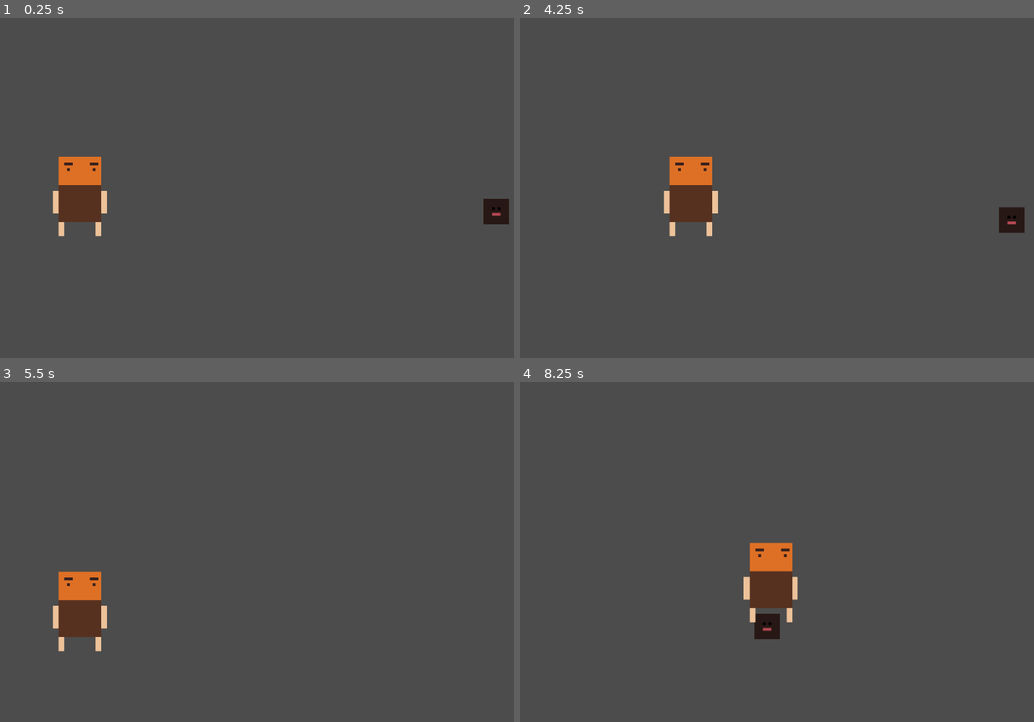
Above: before the commit, frames 1-4 (two rows, left to right).
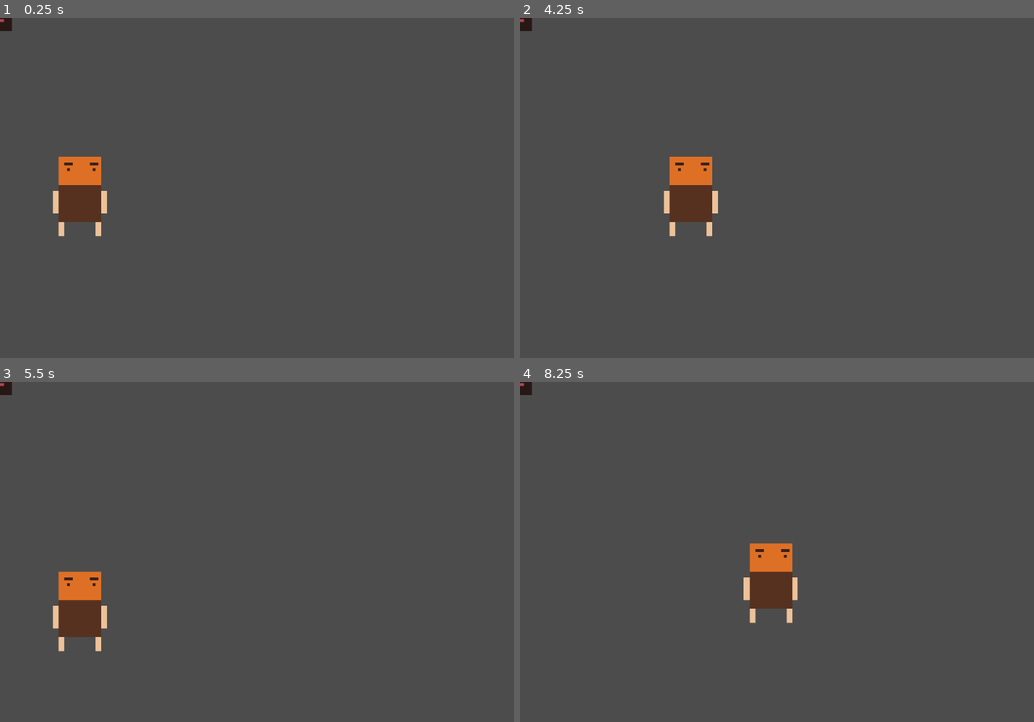
Above: after the commit, the same moments.

Repository: theomayoraz30/dwarf_adventure
Game: Godot game, scene res://scenes/main.tscn
The game is run twice, just before and just after one commit, with the same random seed, the same clock (stepped at 60 frames per second) and the same inputs.
Inputs (mouse positions are in pixels of both pictures, inside the frame that each line leads up to):
- Up to frame 1 (0.25 s): no input
- Up to frame 2 (4.25 s): tap Enter at 0.5 s; move the mouse to (941, 171) at 0.52 s; press the mouse at (941, 171) at 0.53 s; hold D (right) 0.53-1.28 s; move the mouse to (694, 205) at 1.27 s; release the mouse at (694, 205) at 1.28 s; hold S (down) 1.28-2.03 s; click (694, 205) at 1.35 s; move the mouse to (869, 113) at 2.02 s; press the mouse at (869, 113) at 2.03 s; hold D (right) 2.03-2.78 s; move the mouse to (782, 256) at 2.77 s; release the mouse at (782, 256) at 2.78 s; hold W (up) 2.78-3.53 s; click (782, 256) at 2.85 s; move the mouse to (987, 239) at 3.52 s; press the mouse at (987, 239) at 3.53 s; hold A (left) from 3.53 s (still down)
- Up to frame 3 (5.5 s): move the mouse to (118, 501) at 4.27 s; release the mouse at (118, 501) at 4.28 s; click (118, 501) at 4.35 s; move the mouse to (318, 552) at 5.02 s; release A (left) at 5.03 s; press the mouse at (318, 552) at 5.03 s; hold S (down) from 5.03 s (still down)
- Up to frame 4 (8.25 s): move the mouse to (725, 467) at 5.77 s; release S (down) at 5.78 s; release the mouse at (725, 467) at 5.78 s; hold D (right) 5.78-6.53 s; click (725, 467) at 5.85 s; move the mouse to (941, 535) at 6.52 s; press the mouse at (941, 535) at 6.53 s; hold W (up) 6.53-7.28 s; move the mouse to (694, 569) at 7.27 s; release the mouse at (694, 569) at 7.28 s; hold D (right) 7.28-8.03 s; click (694, 569) at 7.35 s; move the mouse to (869, 477) at 8.02 s; press the mouse at (869, 477) at 8.03 s; hold S (down) from 8.03 s (still down)

The runs differ from the first frame. In frame 1, 0.5% of the frame differs, in the area x 0-100%, y 0-61%; in frame 2, 0.5%; in frame 3, less than 0.1%; in frame 4, 0.6%, in the area x 0-54%, y 0-76%.

Commit message:
Ranged enemy scene created

Diff:
--- a/enemies/enemy1.tscn
+++ b/enemies/EnemyMelee.tscn
@@ -77,7 +77,7 @@
 [sub_resource type="RectangleShape2D" id=2]
 extents = Vector2( 7.5, 38.5 )
 
-[node name="Enemy1" type="KinematicBody2D"]
+[node name="EnemyMelee" type="KinematicBody2D"]
 position = Vector2( 1, -1 )
 collision_mask = 2
 script = ExtResource( 2 )
--- /dev/null
+++ b/enemies/EnemyRanged.tscn
@@ -0,0 +1,93 @@
+[gd_scene load_steps=6 format=2]
+
+[ext_resource path="res://enemies/enemy_ranged.gd" type="Script" id=1]
+[ext_resource path="res://enemies/blackEnemies.png" type="Texture" id=2]
+
+[sub_resource type="Animation" id=3]
+length = 0.001
+tracks/0/type = "value"
+tracks/0/path = NodePath("Weapon/CollisionShape2D:disabled")
+tracks/0/interp = 1
+tracks/0/loop_wrap = true
+tracks/0/imported = false
+tracks/0/enabled = true
+tracks/0/keys = {
+"times": PoolRealArray( 0 ),
+"transitions": PoolRealArray( 1 ),
+"update": 0,
+"values": [ true ]
+}
+tracks/1/type = "value"
+tracks/1/path = NodePath("Weapon/CollisionShape2D:position")
+tracks/1/interp = 1
+tracks/1/loop_wrap = true
+tracks/1/imported = false
+tracks/1/enabled = true
+tracks/1/keys = {
+"times": PoolRealArray( 0 ),
+"transitions": PoolRealArray( 1 ),
+"update": 0,
+"values": [ Vector2( -40, -25 ) ]
+}
+tracks/2/type = "value"
+tracks/2/path = NodePath("Weapon/CollisionShape2D:rotation_degrees")
+tracks/2/interp = 1
+tracks/2/loop_wrap = true
+tracks/2/imported = false
+tracks/2/enabled = true
+tracks/2/keys = {
+"times": PoolRealArray( 0 ),
+"transitions": PoolRealArray( 1 ),
+"update": 0,
+"values": [ 0.0 ]
+}
+
+[sub_resource type="Animation" id=4]
+resource_name = "attack"
+length = 0.5
+tracks/0/type = "value"
+tracks/0/path = NodePath("Weapon/CollisionShape2D:position")
+tracks/0/interp = 1
+tracks/0/loop_wrap = true
+tracks/0/imported = false
+tracks/0/enabled = true
+tracks/0/keys = {
+"times": PoolRealArray( 0, 0.2, 0.3, 0.5 ),
+"transitions": PoolRealArray( 1, 1, 1, 1 ),
+"update": 0,
+"values": [ Vector2( -40, -25 ), Vector2( -20, -53 ), Vector2( -76, 15 ), Vector2( -40, -25 ) ]
+}
+tracks/1/type = "value"
+tracks/1/path = NodePath("Weapon/CollisionShape2D:rotation_degrees")
+tracks/1/interp = 1
+tracks/1/loop_wrap = true
+tracks/1/imported = false
+tracks/1/enabled = true
+tracks/1/keys = {
+"times": PoolRealArray( 0, 0.2, 0.3, 0.5 ),
+"transitions": PoolRealArray( 1, 1, 1, 1 ),
+"update": 0,
+"values": [ 0.0, 19.5, -102.1, 0.0 ]
+}
+
+[sub_resource type="RectangleShape2D" id=1]
+extents = Vector2( 22, 22 )
+
+[node name="EnemyRanged" type="KinematicBody2D"]
+script = ExtResource( 1 )
+
+[node name="AnimationPlayer" type="AnimationPlayer" parent="."]
+anims/RESET = SubResource( 3 )
+anims/attack = SubResource( 4 )
+
+[node name="Sprite" type="Sprite" parent="."]
+position = Vector2( -1, 0 )
+scale = Vector2( 5, 5 )
+texture = ExtResource( 2 )
+
+[node name="CollisionShape2D" type="CollisionShape2D" parent="."]
+position = Vector2( -1, 0 )
+shape = SubResource( 1 )
+
+[node name="Timer" type="Timer" parent="."]
+one_shot = true
--- a/scenes/main.tscn
+++ b/scenes/main.tscn
@@ -1,12 +1,11 @@
 [gd_scene load_steps=3 format=2]
 
-[ext_resource path="res://enemies/enemy1.tscn" type="PackedScene" id=1]
+[ext_resource path="res://enemies/EnemyRanged.tscn" type="PackedScene" id=1]
 [ext_resource path="res://player/player.tscn" type="PackedScene" id=2]
 
 [node name="main" type="Node2D"]
 
-[node name="Enemy1" parent="." instance=ExtResource( 1 )]
-position = Vector2( 874, 341 )
+[node name="Enemy2" parent="." instance=ExtResource( 1 )]
 
 [node name="player" parent="." instance=ExtResource( 2 )]
 position = Vector2( 141, 315 )
